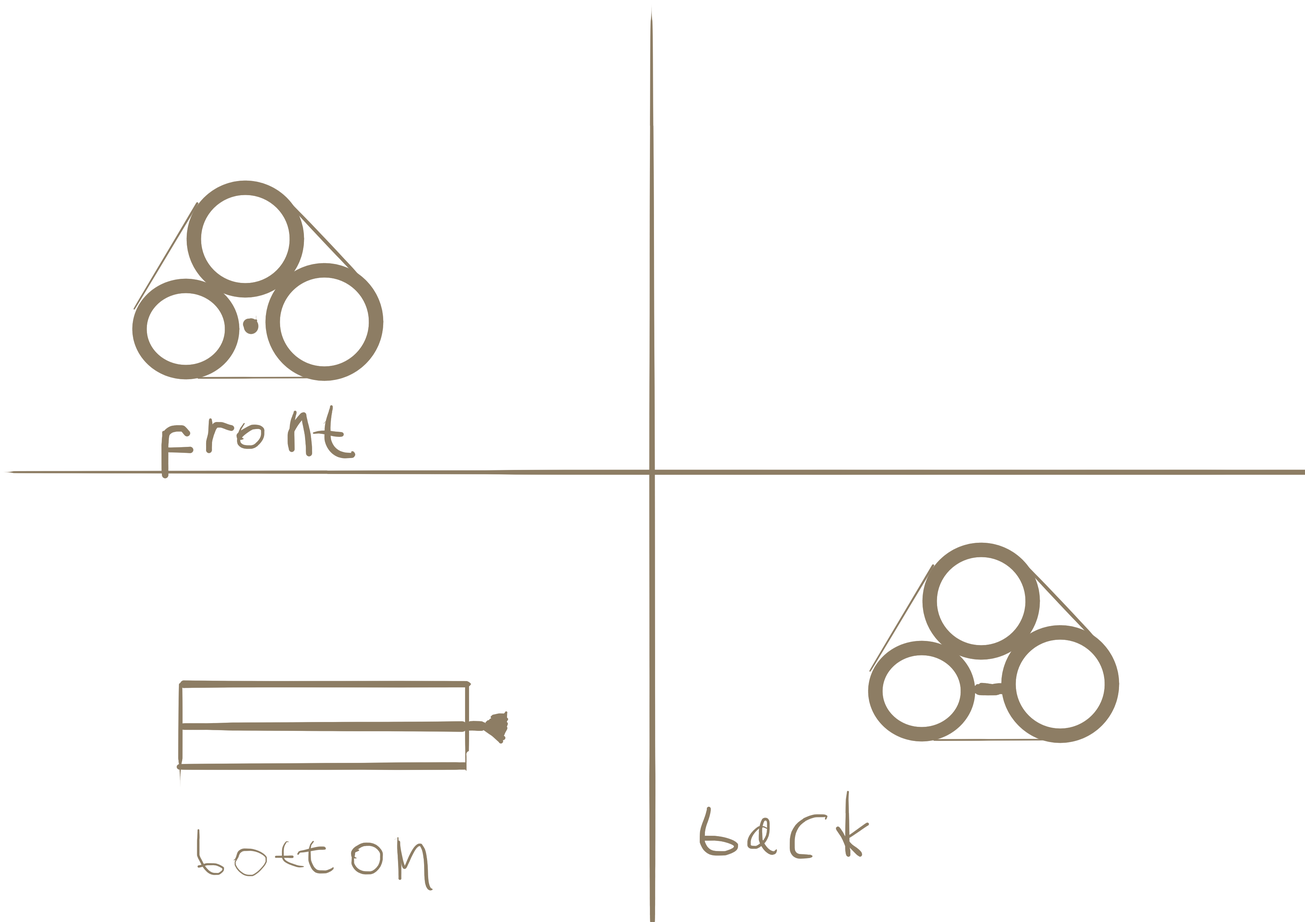
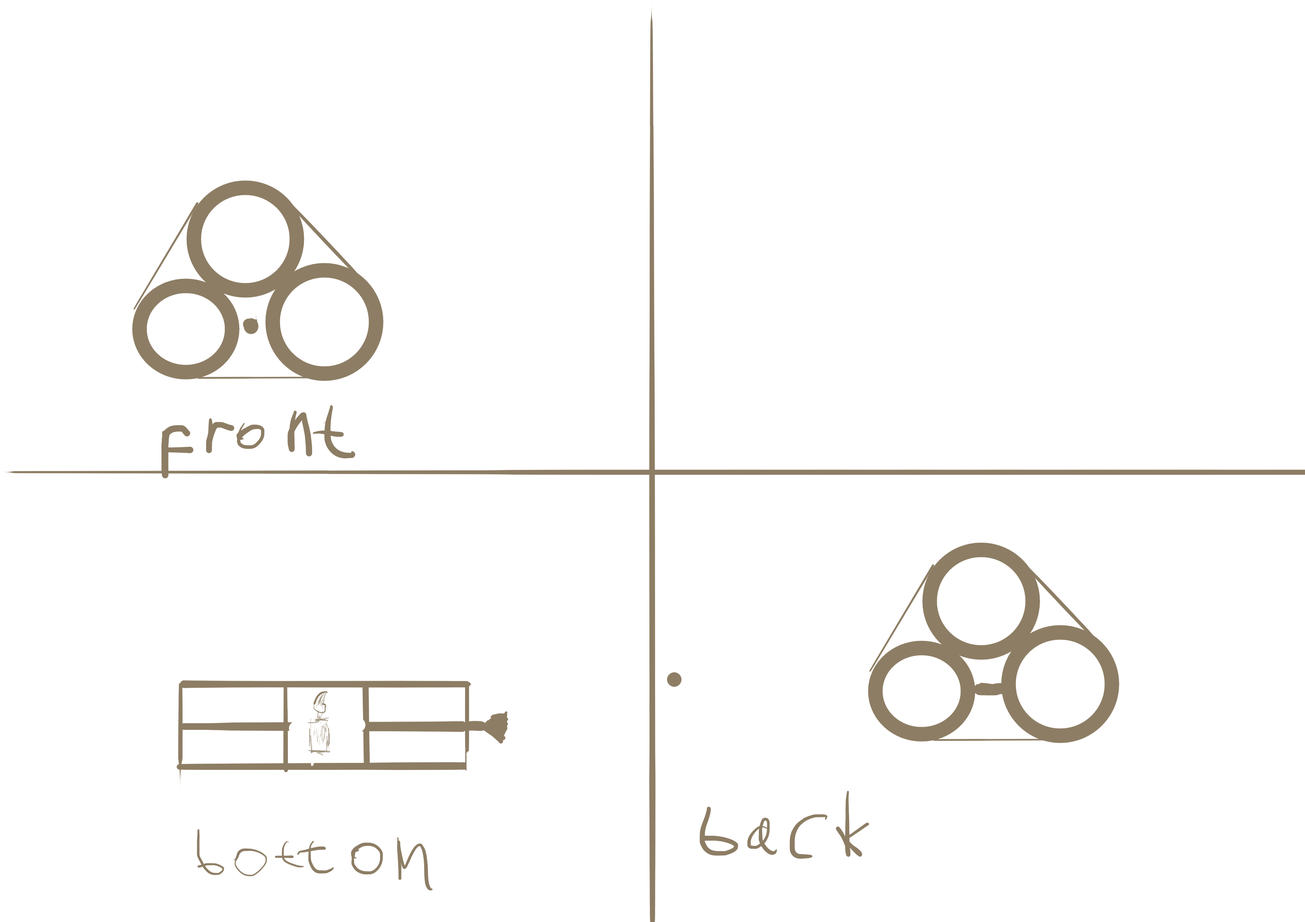
Comparing the layer stacks of the two 1305px x 922px images. Changes:
painted on "Paint Layer 1" (2nd of 2) over 283, 672, 682, 773
